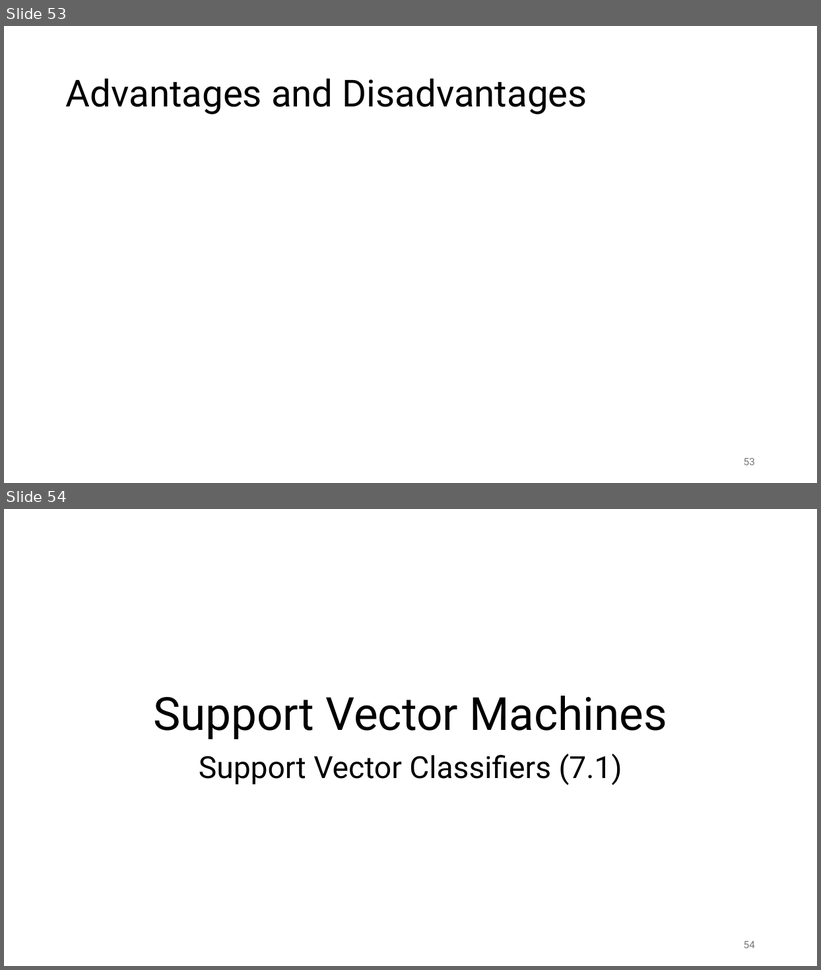
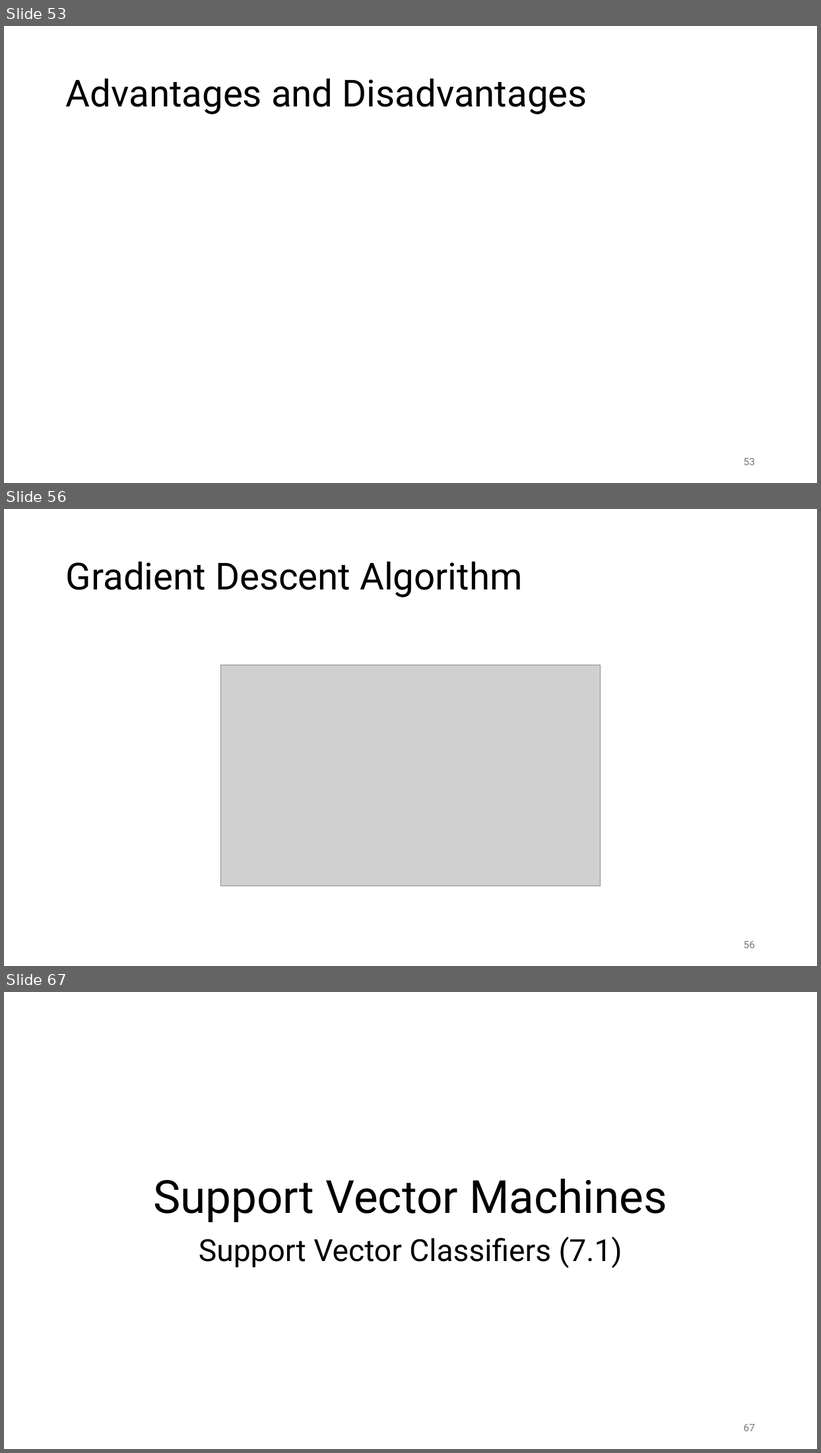
Before and after one commit to lwinmoe/lwinmoe.github.io, a slide deck: static/docs/chapter_378.pptx. Shown one above the other, each under a label of ours: slides 53 and 54 before the commit, slides 53, 56 and 67 after it; the slides between them are not shown. The pictures are 821x970 and 821x1453 pixels, drawn with LibreOffice and Linux fonts; fonts in the diff are those of the drawing; grey boxes stand for pictures. Boxes give left, top, right and bottom in pixels: in the first picture for what was removed or moved away, otherwise in the second. Text is boxed around its words. In the diff, an @@ line names an element or a change of style, - is before the commit and + after.

```diff
--- a/static/docs/chapter_378.pptx
+++ b/static/docs/chapter_378.pptx
@@ slide 56 added at (4, 509, 817, 966), background #FFFFFF @@
@@ title added at (66, 561, 522, 597), 44 pt, text #000000 @@
+Gradient Descent Algorithm
@@ picture added at (220, 665, 601, 886) @@
@@ page number added at (744, 941, 755, 949), 12 pt, text #797979 @@
+56
@@ what was slide 54 is now slide 67 @@
@@ page number at (744, 1424, 755, 1432): text changed @@
-54
+67
```
Also in this commit, not shown: 12 other slides added.
